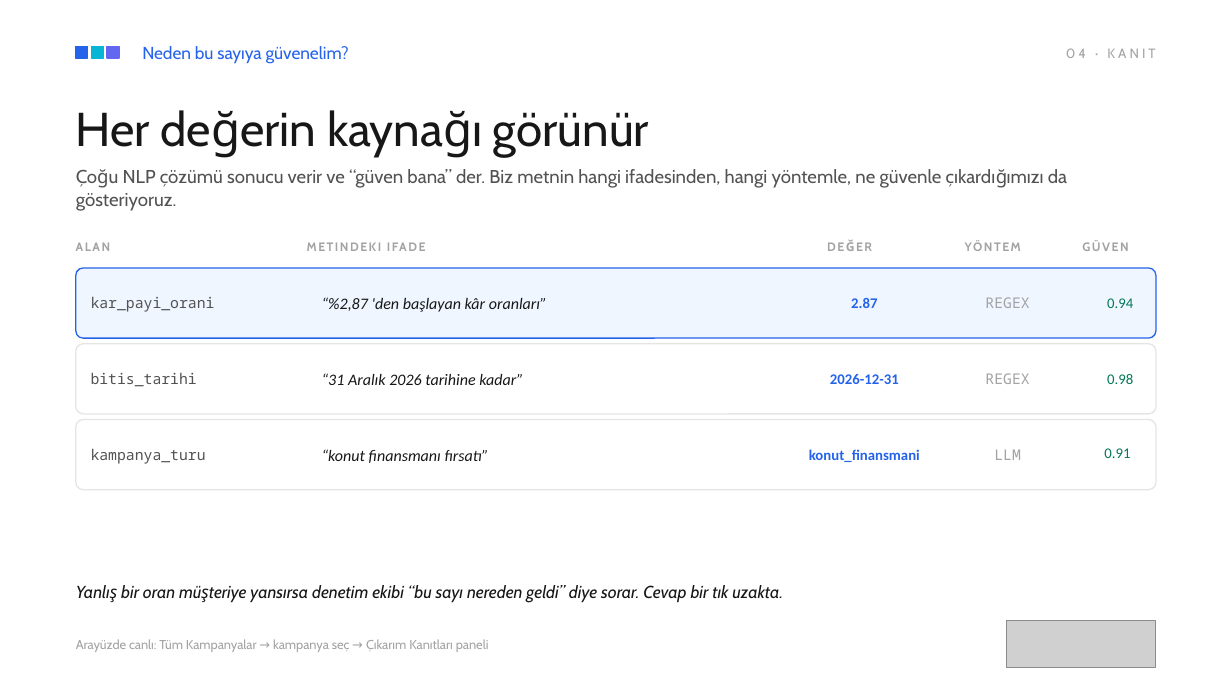
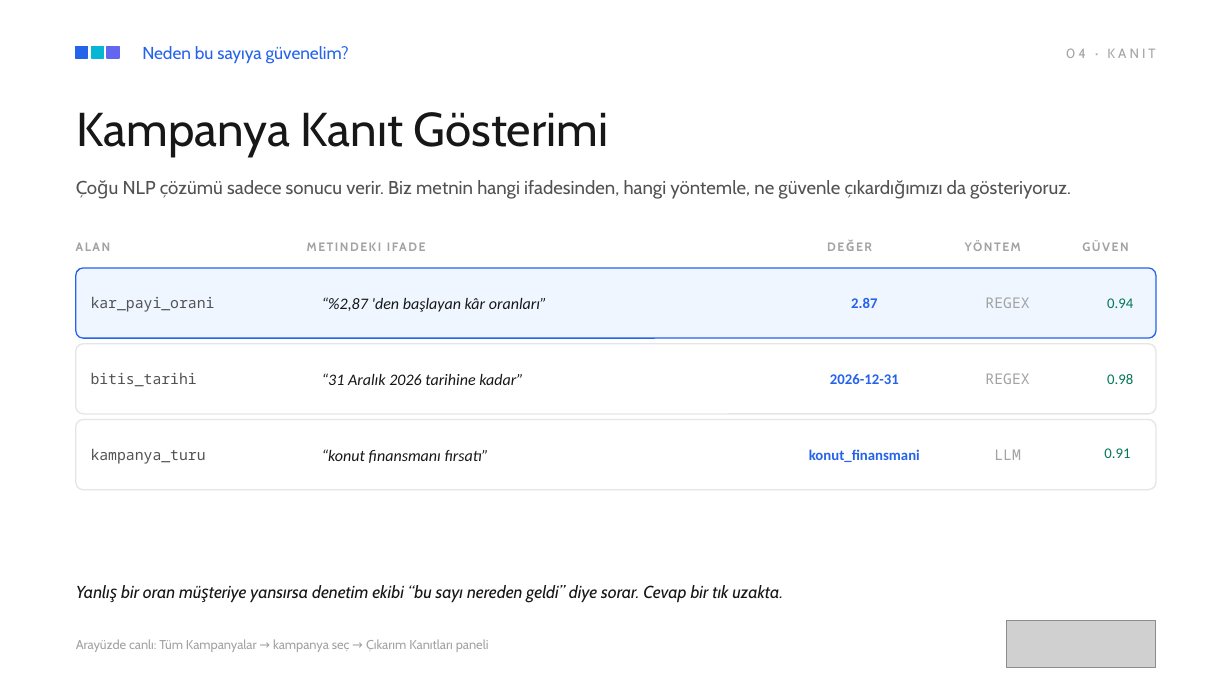
Before and after one commit to SmartData58/Teknofest2026_FinAgent, a slide deck: slide 12 of SmartData-BiQuery-Sunum.pptx. Drawn at 1232x693 pixels with LibreOffice and Linux fonts; fonts in the diff are those of the drawing; grey boxes stand for pictures; background and template pictures are left out. Boxes give left, top, right and bottom in pixels: in the first picture for what was removed or moved away, otherwise in the second. Text is boxed around its words. In the diff, an @@ line names an element or a change of style, - is before the commit and + after.

```diff
--- a/SmartData-BiQuery-Sunum.pptx
+++ b/SmartData-BiQuery-Sunum.pptx
@@ text at box(77, 112, 608, 158): text changed @@
-Her değerin kaynağı görünür
+Kampanya Kanıt Gösterimi
@@ text at box(123, 180, 1071, 199): text changed @@
-Çoğu NLP çözümü sonucu verir ve “güven bana” der. Biz metnin hangi ifadesinden, hangi yöntemle, ne güvenle çıkardığımızı da gösteriyoruz.
+Çoğu NLP çözümü sadece sonucu verir. Biz metnin hangi ifadesinden, hangi yöntemle, ne güvenle çıkardığımızı da gösteriyoruz.
```
Also in this commit, not shown: 10 other slides changed, 3 slides added.
